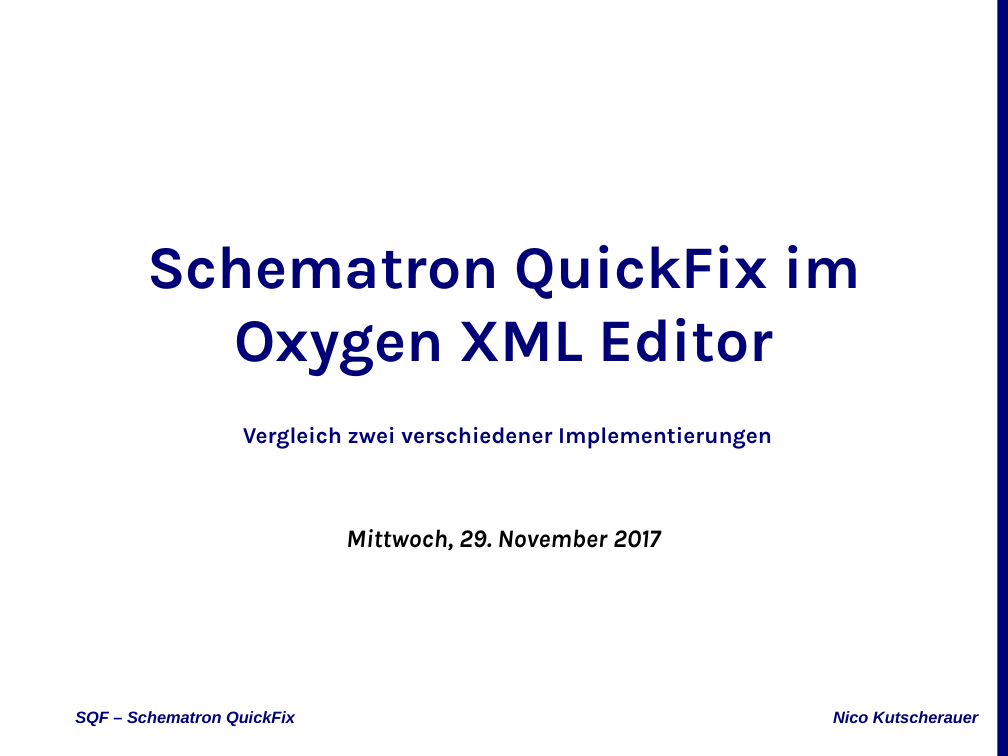
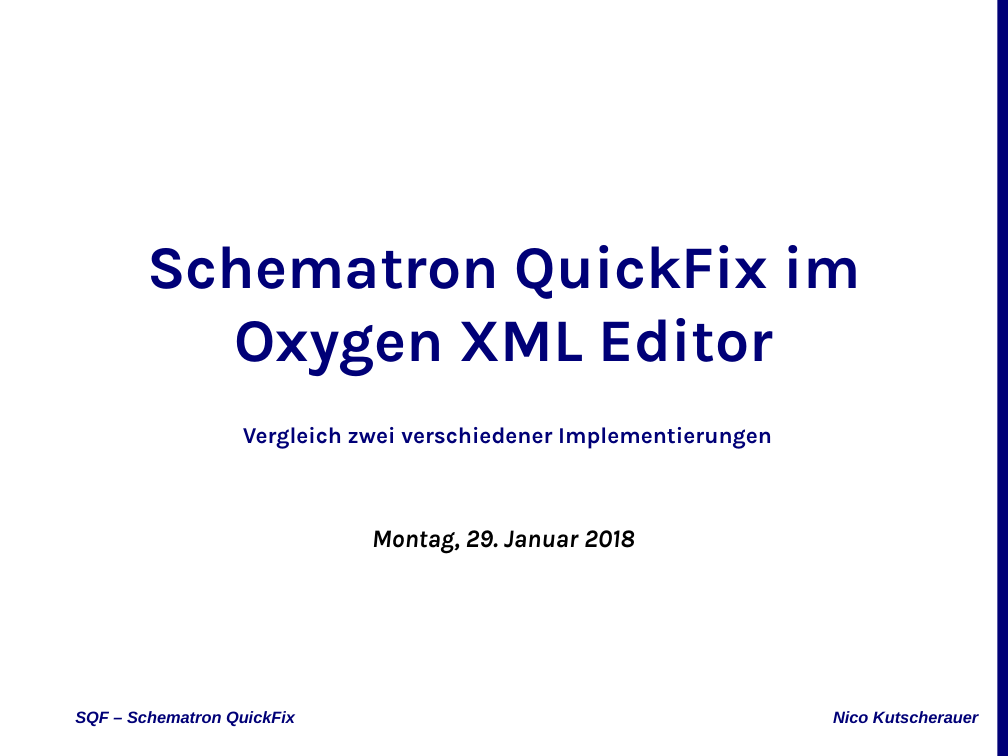
Before and after one commit to nkutsche/SchematronQuickFix-2017-11-17, a slide deck: slide 1 of SQF-Escali.pptx. Drawn at 1008x756 pixels with LibreOffice and Linux fonts; fonts in the diff are those of the drawing; background and template pictures are left out. Boxes give left, top, right and bottom in pixels: in the first picture for what was removed or moved away, otherwise in the second. Text is boxed around its words. In the diff, an @@ line names an element or a change of style, - is before the commit and + after.

```diff
--- a/SQF-Escali.pptx
+++ b/SQF-Escali.pptx
@@ subtitle at (x1=372, y1=530, x2=635, y2=553): text changed @@
-Mittwoch, 29. November 2017
+Montag, 29. Januar 2018
```
Also in this commit, not shown: 4 slides added.
